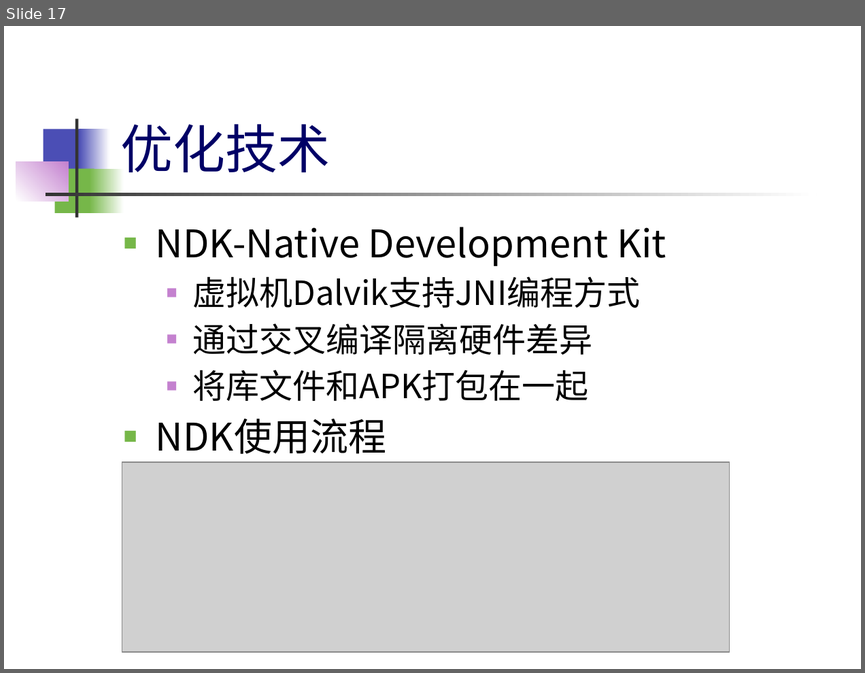
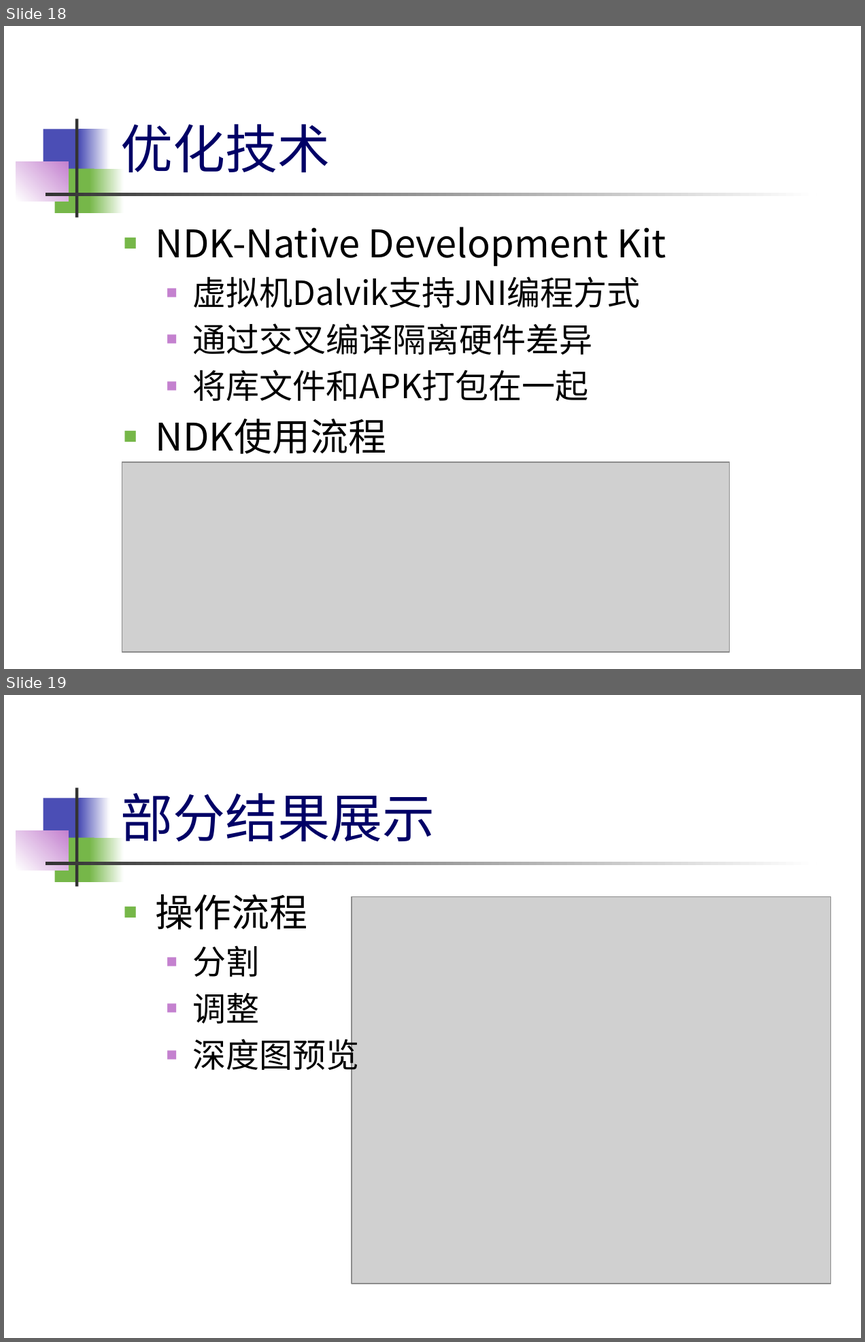
Before and after one commit to eric08/zja-graduation-design, a slide deck: OMG/毕设.pptx. Shown one above the other, each under a label of ours: slide 17 before the commit, slides 18 and 19 after it. The pictures are 865x673 and 865x1342 pixels, drawn with LibreOffice and Linux fonts; fonts in the diff are those of the drawing; grey boxes stand for pictures. Boxes give left, top, right and bottom in pixels: in the first picture for what was removed or moved away, otherwise in the second. Text is boxed around its words. In the diff, an @@ line names an element or a change of style, - is before the commit and + after.

```diff
--- a/OMG/毕设.pptx
+++ b/OMG/毕设.pptx
@@ slide 19 added at [4,695,861,1338], background #FFFFFF; not listed: 7 template elements that a slide beside it also shows @@
@@ title added at [120,793,434,842], 44 pt, text #000066 @@
+部分结果展示
@@ text added at [156,894,360,1076], 28 pt, text #000000 @@
+■ 操作流程
+  ■ 分割
+  ■ 调整
+  ■ 深度图预览
@@ picture added at [352,897,831,1284] @@
@@ what was slide 17 is now slide 18 @@
```
Also in this commit, not shown: 4 other slides added, 8 other files.
